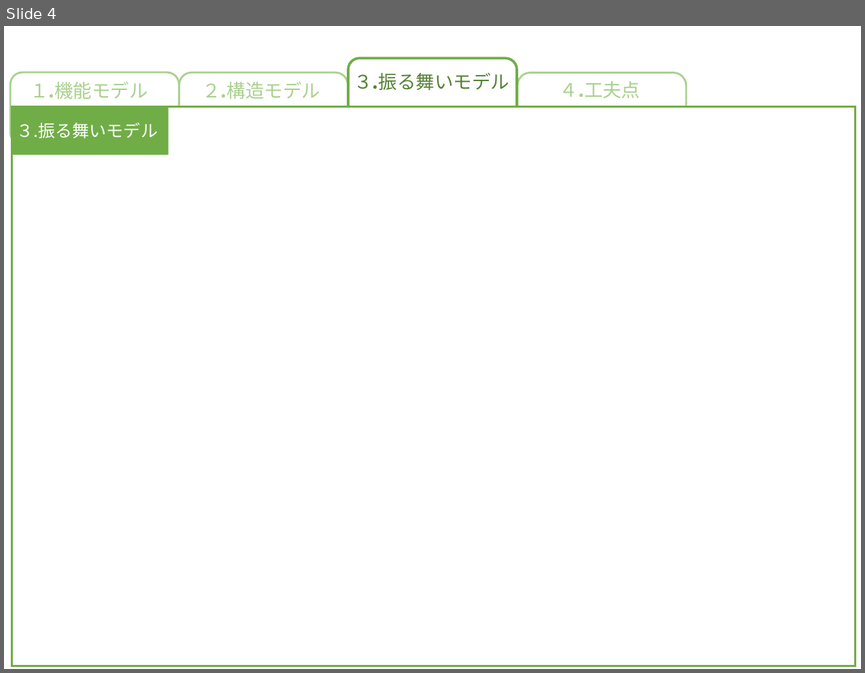
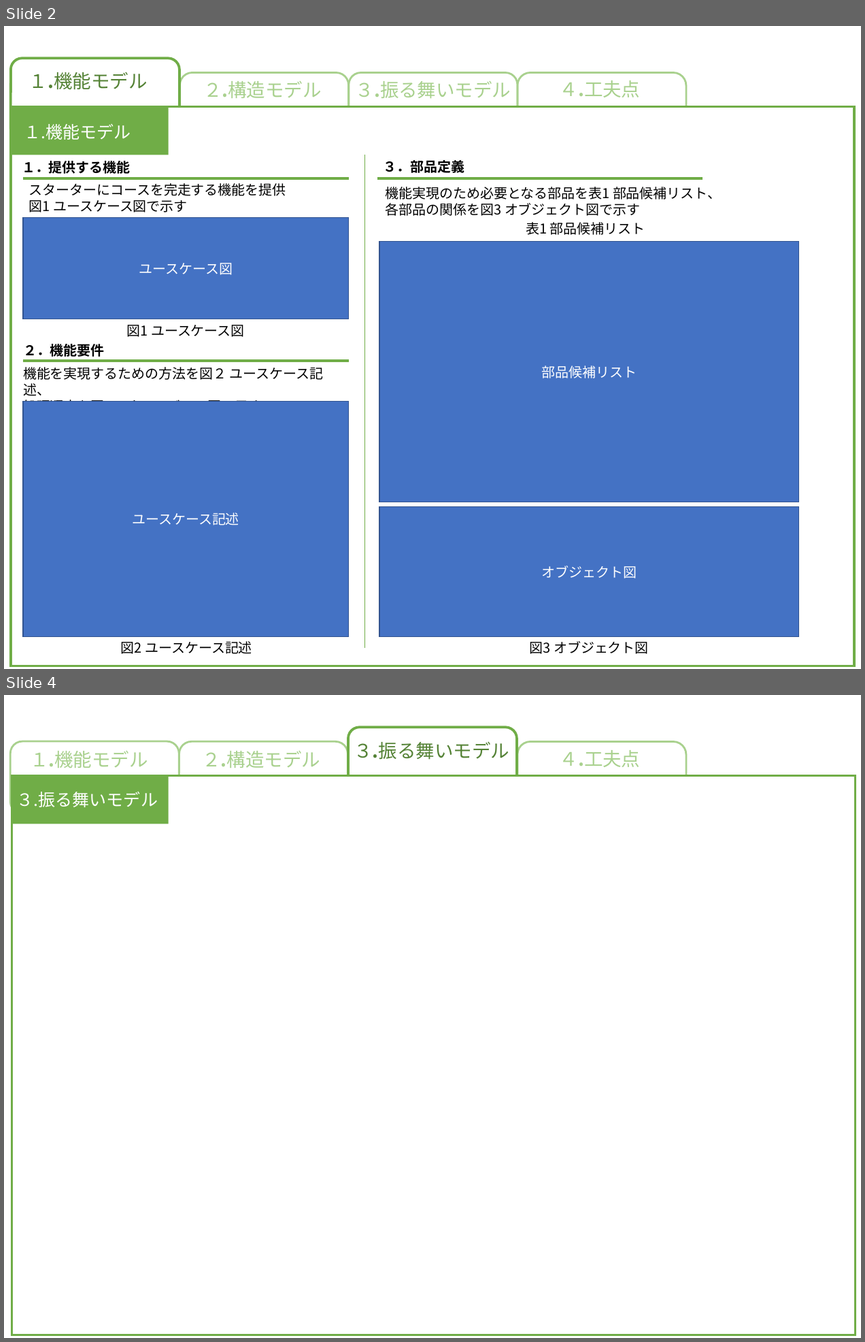
Before and after one commit to akita-lab-2019/model, a slide deck: model_file_template_primary.pptx. Shown one above the other, each under a label of ours: slide 4 before the commit, slides 2 and 4 after it; the slides between them are not shown. The pictures are 865x673 and 865x1342 pixels, drawn with LibreOffice and Linux fonts; fonts in the diff are those of the drawing. Boxes give left, top, right and bottom in pixels: in the first picture for what was removed or moved away, otherwise in the second. Text is boxed around its words. In the diff, an @@ line names an element or a change of style, - is before the commit and + after.

Commit message:
追加：２ページ目まで

```diff
--- a/model_file_template_primary.pptx
+++ b/model_file_template_primary.pptx
@@ slide 2 added at <box>4,26,861,669</box>, background #FFFFFF @@
@@ rounded rectangle added at <box>11,59,179,140</box>, fill #FFFFFF, outline #70AD47 3 pt @@
@@ text added at <box>29,72,147,90</box>, 22 pt, text #548235 @@
+１.機能モデル
@@ rounded rectangle added at <box>179,72,349,164</box>, fill #FFFFFF, outline #A9D18E 2.25 pt @@
@@ text added at <box>203,81,322,98</box>, 22 pt, text #A9D18E @@
+２.構造モデル
@@ rounded rectangle added at <box>349,72,517,145</box>, fill #FFFFFF, outline #A9D18E 2.25 pt @@
@@ text added at <box>356,81,511,98</box>, 22 pt, text #A9D18E @@
+３.振る舞いモデル
@@ rounded rectangle added at <box>517,72,687,150</box>, fill #FFFFFF, outline #A9D18E 2.25 pt @@
@@ text added at <box>560,80,640,97</box>, 22 pt, text #A9D18E @@
+４.工夫点
@@ rectangle added at <box>11,107,854,666</box>, fill #FFFFFF, outline #70AD47 3 pt @@
@@ rectangle added at <box>12,107,169,155</box>, fill #70AD47 @@
@@ text added at <box>24,124,130,140</box>, 20 pt, text #FFFFFF @@
+１.機能モデル
@@ text added at <box>22,161,130,174</box>, 16 pt, text #000000, bold @@
+１．提供する機能
@@ line added from (365, 155) to (365, 648), #70AD47 1 pt @@
@@ text added at <box>383,160,464,173</box>, 16 pt, text #000000, bold @@
+３．部品定義
@@ line added from (23, 178) to (349, 178), #70AD47 3 pt @@
@@ text added at <box>29,183,286,212</box>, 16 pt, text #000000 @@
+スターターにコースを完走する機能を提供
+図1 ユースケース図で示す
@@ line added from (377, 178) to (702, 178), #70AD47 3 pt @@
@@ text added at <box>385,186,721,216</box>, 16 pt, text #000000 @@
+機能実現のため必要となる部品を表1 部品候補リスト、
+各部品の関係を図3 オブジェクト図で示す
@@ rectangle added at <box>23,218,349,319</box>, fill #4472C4, outline #325491 1 pt, 16 pt, text #FFFFFF @@
+ユースケース図
@@ text added at <box>526,222,645,235</box>, 16 pt, text #000000 @@
+表1 部品候補リスト
@@ rectangle added at <box>379,242,798,501</box>, fill #4472C4, outline #325491 1 pt, 16 pt, text #FFFFFF @@
+部品候補リスト
@@ text added at <box>127,325,245,337</box>, 16 pt, text #000000 @@
+図1 ユースケース図
@@ text added at <box>23,344,105,356</box>, 16 pt, text #000000, bold @@
+２．機能要件
@@ text added at <box>23,367,323,415</box>, 16 pt, text #000000 @@
+機能を実現するための方法を図２ ユースケース記述、
+処理順序を図2 アクティビティ図で示す
@@ line added from (23, 361) to (349, 361), #70AD47 3 pt @@
@@ rectangle added at <box>23,401,349,636</box>, fill #4472C4, outline #325491 1 pt, 16 pt, text #FFFFFF @@
+ユースケース記述
@@ rectangle added at <box>379,506,798,637</box>, fill #4472C4, outline #325491 1 pt, 16 pt, text #FFFFFF @@
+オブジェクト図
@@ text added at <box>121,641,252,654</box>, 16 pt, text #000000 @@
+図2 ユースケース記述
@@ text added at <box>530,641,649,654</box>, 16 pt, text #000000 @@
+図3 オブジェクト図
```
Also in this commit, not shown: 3 slides changed.
